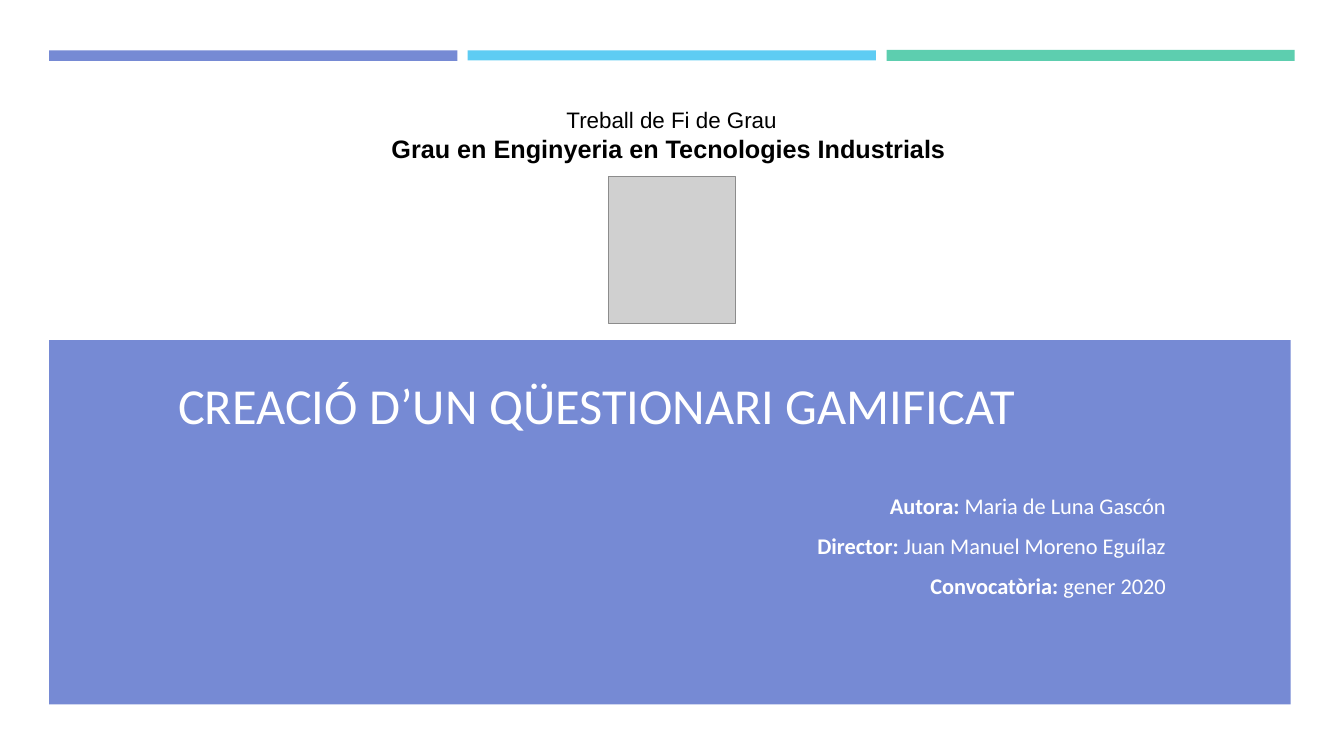
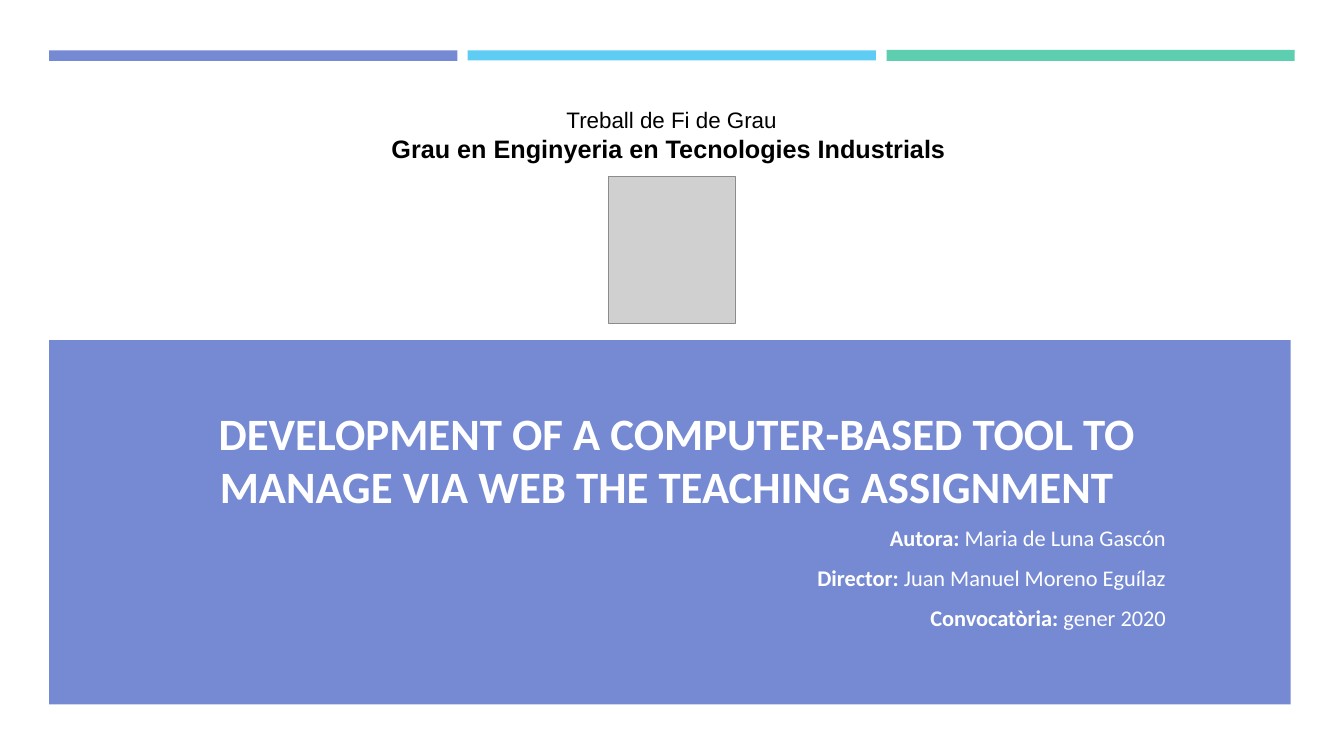
Before and after one commit to mdlunag/tfg, a slide deck: slide 1 of tfg_presentacio.pptx. Drawn at 1344x756 pixels with LibreOffice and Linux fonts; fonts in the diff are those of the drawing; grey boxes stand for pictures. Boxes give left, top, right and bottom in pixels: in the first picture for what was removed or moved away, otherwise in the second. Text is boxed around its words. In the diff, an @@ line names an element or a change of style, - is before the commit and + after.

```diff
--- a/tfg_presentacio.pptx
+++ b/tfg_presentacio.pptx
@@ title at [219, 420, 1134, 504]: text changed; size 36 to 32 pt; bold on @@
-CREACIÓ D’UN QÜESTIONARI GAMIFICAT
+DEVELOPMENT OF A COMPUTER-BASED TOOL TO MANAGE VIA WEB THE TEACHING ASSIGNMENT
@@ subtitle "Autora: Maria de Luna Gascón": place and size @@
-subtitle "Autora: Maria de Luna Gascón" at [817, 498, 1166, 598]
+subtitle "Autora: Maria de Luna Gascón" at [817, 530, 1166, 630]
```
Also in this commit, not shown: 6 other slides changed, 1 slide removed.
